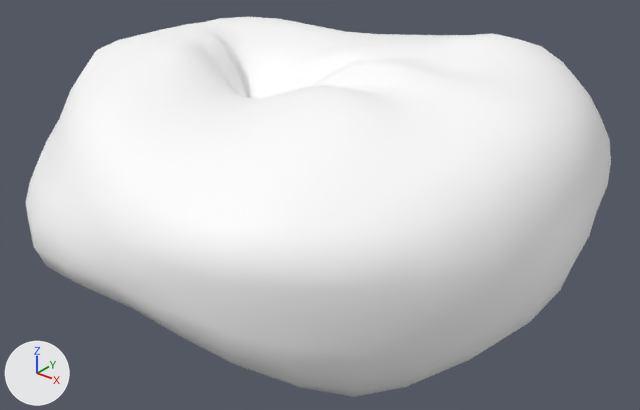
The glTF model EverythingLibraryBrowser/models/microscopic/microscopic-cells-skin-cell/microscopic-cells-skin-cell_v2.glb: old version first, new version second.
Both versions are drawn from a 50 mm lens placed at (0.275, -0.347, 0.257), pointed at (0.005, -0.009, 0.048). Lighting does not change. The marker at lower left points along +X, +Y and +Z. The older version comes first. Vertices at exactly the same position are counted once.

In view in the first picture: 'Skin Cell_v2'.
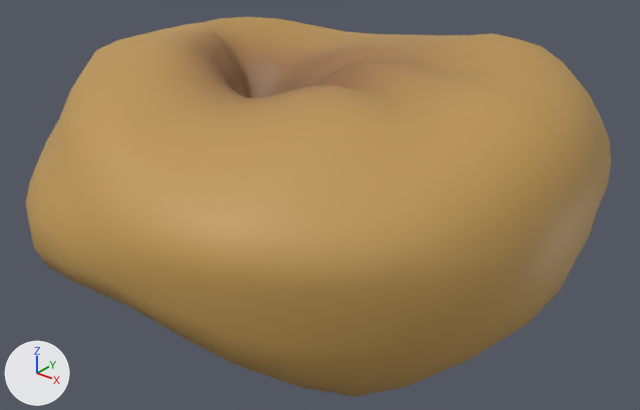
The newer file is also turned or shifted as a whole; pictures and numbers use the older file's frame.

What the commit changed:
me_mesh_002 has 738 vertices, 1472 faces and spans x -0.147..0.147, y -0.15..0.15, z 0.0..0.138.
me_mesh_002 is used by ob_skin_cell_v2; location (0.0, 0.0, 0.0).
me_mesh_002 part 1: 1024 faces centred in x -0.146..0.147, y -0.149..0.148, z 0.0..0.136 are repainted in the vertex colours; the middle colour goes from white #ffffff to orange #be9754.
me_mesh_002 part 2: 448 faces centred in x -0.082..0.057, y -0.053..0.041, z 0.002..0.132 are repainted in the vertex colours; the middle colour goes from white #ffffff to brown #997048.

Location of each change, [x1, y1, x2, y2] in pixels of the pictures (640 x 410 px):
part 1 of me_mesh_002, recoloured (white to orange)
    both: [26, 17, 611, 397]
part 2 of me_mesh_002, recoloured (white to brown)
    both: [180, 30, 437, 104]
